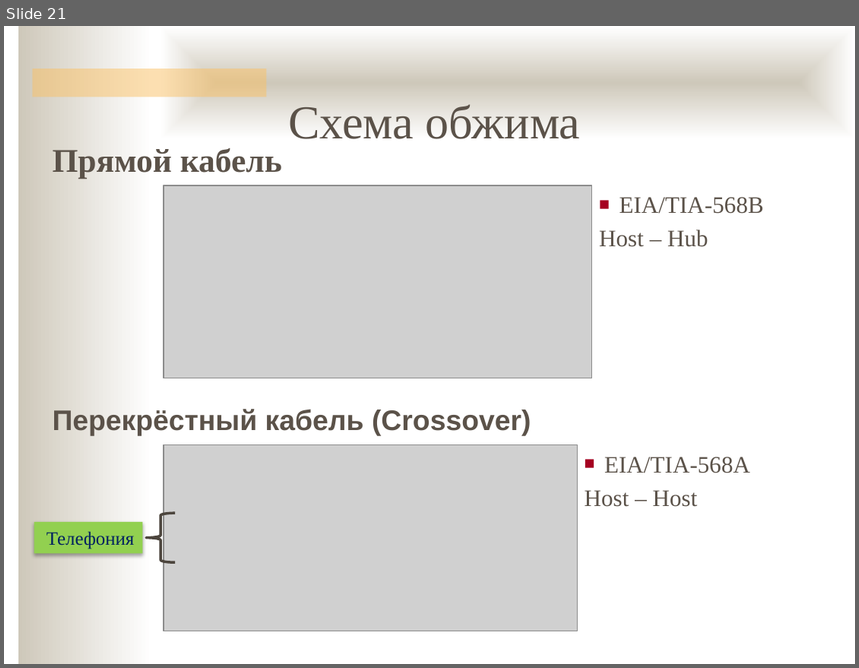
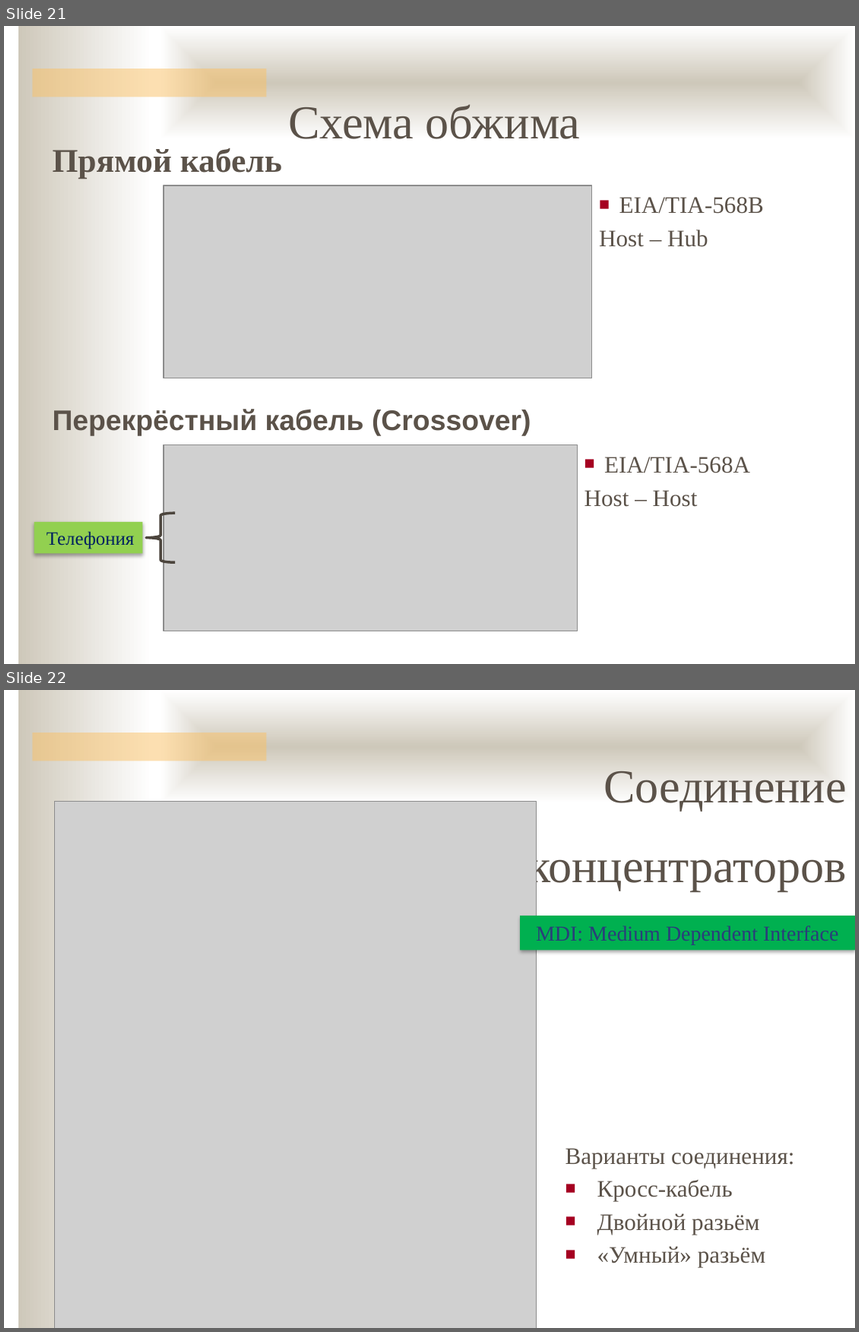
Before and after one commit to ukoloff/nets, a slide deck: 05.pptx. Shown one above the other, each under a label of ours: slide 21 before the commit, slides 21 and 22 after it. The pictures are 859x668 and 859x1332 pixels, drawn with LibreOffice and Linux fonts; fonts in the diff are those of the drawing; grey boxes stand for pictures; background and template pictures are left out. Boxes give left, top, right and bottom in pixels: in the first picture for what was removed or moved away, otherwise in the second. Text is boxed around its words. In the diff, an @@ line names an element or a change of style, - is before the commit and + after.

```diff
--- a/05.pptx
+++ b/05.pptx
@@ slide 22 added at bbox=[4, 690, 855, 1328], background #FFFFFF; not listed: 3 template elements that a slide beside it also shows @@
@@ text added at bbox=[528, 771, 847, 891], 40 pt, text #5B5249 @@
+Соединение
+концентраторов
@@ picture added at bbox=[54, 802, 537, 1328] @@
@@ rectangle added at bbox=[520, 916, 855, 950], fill #00B050, 18 pt, text #2A3D7A @@
+MDI: Medium Dependent Interface
@@ text added at bbox=[566, 1148, 794, 1268], 20 pt, text #5B5249 @@
+Варианты соединения:
+■ Кросс-кабель
+■ Двойной разьём
+■ «Умный» разьём
```
Also in this commit, not shown: 2 slides changed, 2 other slides added.
